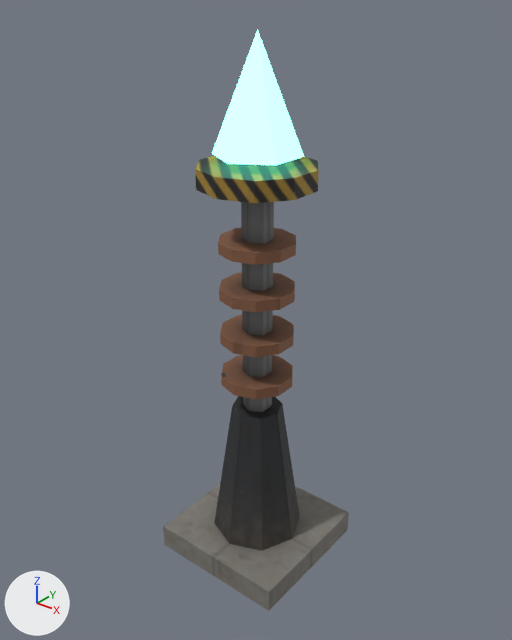
Two versions of the glTF model jogo/assets/modelos/energia/torre_sem_fio.glb, one commit apart.
One viewpoint serves both versions: a camera (50 mm lens) standing at (2.09, -2.62, 3.1) and looking at (-0.01, 0.01, 1.48). Lighting does not change. The marker at lower left points along +X, +Y and +Z. The older version comes first. Where no turn or scale is listed for an object, it has been applied to the vertices. Vertices at exactly the same position are counted once.

The first picture shows 'torre_sem_fio_corpo', 'torre_sem_fio_cristal'.
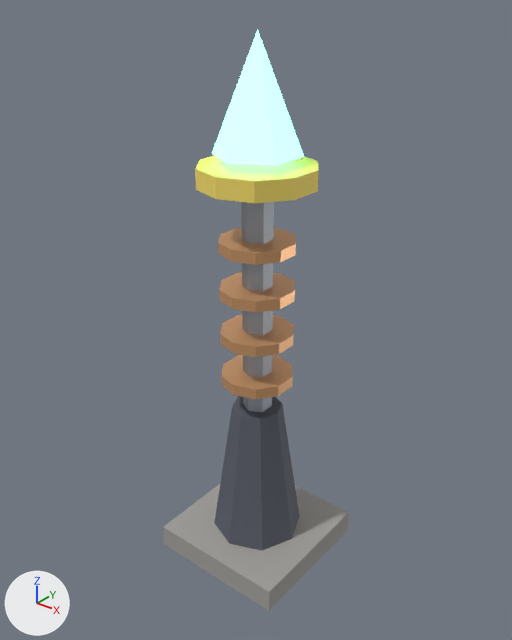
Changed parts and their boxes (x1, y1, x2, y2) in the pictures (512 x 640 px):
'torre_sem_fio_corpo', recoloured, surface changed (lighter)
    both: (163, 155, 349, 611)
part 1 of me_torre_sem_fio_corpo, recoloured (lighter)
    both: (163, 484, 349, 592)
part 2 of me_torre_sem_fio_corpo, recoloured (lighter)
    both: (163, 527, 269, 611)
part 3 of me_torre_sem_fio_corpo, recoloured (lighter)
    both: (269, 513, 349, 610)
part 4 of me_torre_sem_fio_corpo, recoloured (lighter)
    both: (214, 405, 300, 551)
part 5 of me_torre_sem_fio_corpo, recoloured (lighter)
    both: (232, 396, 282, 419)
part 6 of me_torre_sem_fio_corpo, recoloured (black to light grey)
    both: (241, 205, 272, 412)
part 7 of me_torre_sem_fio_corpo, recoloured (black to light grey)
    both: (241, 202, 274, 412)
part 8 of me_torre_sem_fio_corpo, recoloured (brown to beige)
    both: (218, 228, 296, 399)
part 9 of me_torre_sem_fio_corpo, recoloured (lighter)
    both: (195, 155, 319, 203)
part 10 of me_torre_sem_fio_corpo, surface changed (lighter)
    both: (163, 155, 349, 611)

What the commit changed:
Material 'P_Concreto' (mat_p_concreto) is new.
Its base color is (0.36, 0.35, 0.33) (grey #a2a09b).
Its roughness is 0.85.
Material 'P_Cobre' (mat_p_cobre) is new.
Its base color is (0.78, 0.42, 0.2) (beige #e5ad7c).
Its metallic is 0.5.
Its roughness is 0.4.
Material 'P_Escuro' (mat_p_escuro) is new.
Its base color is (0.1, 0.11, 0.14) (dark grey #595d69).
Its roughness is 0.7.
Material 'P_Metal' (mat_p_metal) is new.
Its base color is (0.42, 0.46, 0.52) (light grey #adb5bf).
Its metallic is 0.3.
Material 'P_Faixa' (mat_p_faixa) is new.
Its base color is (0.95, 0.75, 0.15) (yellow #f9e16c).
Its roughness is 0.7.
me_torre_sem_fio_corpo has 136 vertices, 240 faces and spans x -0.4..0.4, y -0.4..0.4, z 0.0..2.3.
me_torre_sem_fio_corpo is used by ob_torre_sem_fio_corpo; location (0.0, 0.0, 0.0).
me_torre_sem_fio_corpo part 1: 4 of the faces centred in x -0.13..0.13, y -0.13..0.13, z 0.0..0.14 switch from mat_torre_sem_fio_tex (picture img_torre_sem_fio_tex) to mat_p_concreto (grey #a2a09b).
me_torre_sem_fio_corpo part 2: 2 of the faces centred in x -0.13..0.13, y -0.4, z 0.05..0.09 switch from mat_torre_sem_fio_tex (picture img_torre_sem_fio_tex) to mat_p_concreto (grey #a2a09b).
me_torre_sem_fio_corpo part 3: 2 of the faces centred in x 0.4, y -0.13..0.13, z 0.05..0.09 switch from mat_torre_sem_fio_tex (picture img_torre_sem_fio_tex) to mat_p_concreto (grey #a2a09b).
me_torre_sem_fio_corpo part 4: 16 of the faces centred in x -0.19..0.19, y -0.19..0.19, z 0.41..0.69 switch from mat_torre_sem_fio_tex (picture img_torre_sem_fio_tex) to mat_p_escuro (dark grey #595d69).
me_torre_sem_fio_corpo part 5: 6 of the faces centred in x -0.08..0.08, y -0.08..0.08, z 0.96 switch from mat_torre_sem_fio_tex (picture img_torre_sem_fio_tex) to mat_p_escuro (dark grey #595d69).
me_torre_sem_fio_corpo part 6: all 6 faces centred in x -0.07..0.07, y -0.07..0.07, z 1.35 switch from mat_torre_sem_fio_tex (picture img_torre_sem_fio_tex) to mat_p_metal (light grey #adb5bf).
me_torre_sem_fio_corpo part 7: all 6 faces centred in x -0.07..0.07, y -0.07..0.07, z 1.75 switch from mat_torre_sem_fio_tex (picture img_torre_sem_fio_tex) to mat_p_metal (light grey #adb5bf).
me_torre_sem_fio_corpo part 8: 144 of the faces centred in x -0.19..0.19, y -0.19..0.19, z 1.12..1.93 switch from mat_torre_sem_fio_tex (picture img_torre_sem_fio_tex) to mat_p_cobre (beige #e5ad7c).
me_torre_sem_fio_corpo part 9: all 36 faces centred in x -0.29..0.29, y -0.28..0.28, z 2.2..2.3 switch from mat_torre_sem_fio_tex (picture img_torre_sem_fio_tex) to mat_p_faixa (yellow #f9e16c).
me_torre_sem_fio_corpo part 10: texture (UV) coordinates of 240 of 240 faces, centred in x -0.4..0.4, y -0.4..0.4, z 0.0..2.3, changed; they spanned u 0.0..1.0, v 0.0..1.0 and now span u 0.0..0.0, v 0.0..0.0.
